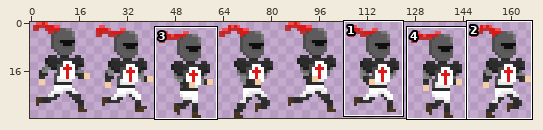
A sprite sheet gets an edit: android/assets/sprites/knight_anim.png. The picture above shows the old version from afar; the outline marks the close-up.
Close-up. As it was:
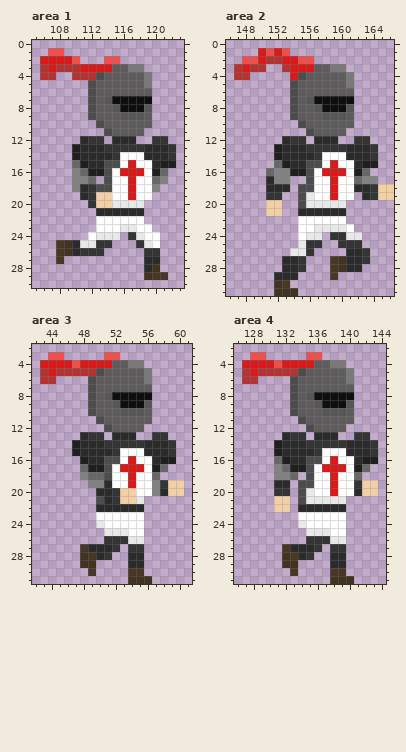
The file is 167x32 pixels. Colours within 5 levels of each other are drawn and written as one. Shown: area 1: x 105..123, y 0..30; area 2: x 146..166, y 0..31; area 3: x 42..61, y 2..31; area 4: x 126..144, y 2..31. The commit also changed other parts of the picture, which this record leaves out.
After:
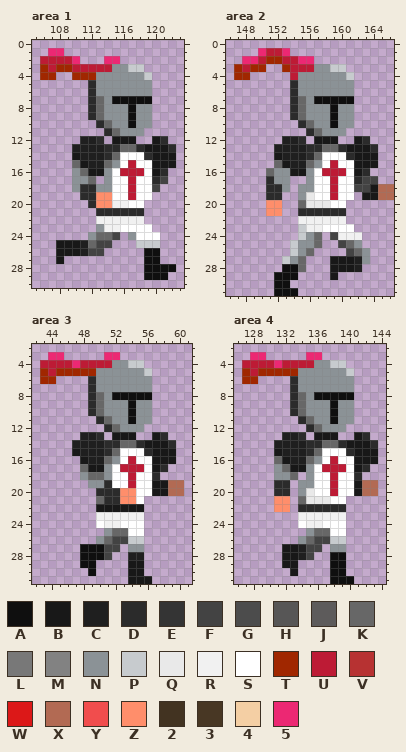
Palette (. is transparent): A #0f0f0f  B #181818  C #1f1f1f  D #2b2b2b  E #343434  F #434343  G #4c4c4c  H #575656  J #5d5b5b  K #676767  L #787878  M #828282  N #8b9296  P #c7cbce  Q #e9e9e9  R #f1f1f1  S #ffffff  T #a02700  U #bd1b35  V #b73232  W #dc1818  X #b26a53  Y #f14d4d  Z #ff8e6b  2 #423321  3 #483724  4 #f4cfa4  5 #ec2873
Change:
Changed rows in their new state; - is an unchanged pixel.
Area 1:
first column x 106:
 1 -55--------------
 2 UUUU5---55-------
 3 TUTTUUUUUNNPP----
 4 TT--TTTNNNNNNP---
 5 ------DNNNNNNN---
 6 ------DNNNNNNN---
 7 ------DKN--------
 8 ------DKNNN-NN---
 9 ------DKNNNANN---
10 -------DKNNANN---
11 --------DKNNN----
12 -----CCD-BBB--BD-
13 -----CCCDDKKDBBBD
14 ----BCCC-K----BBB
15 -----BCCKN-U--BBB
16 ----N-BBN-UUU-BD-
17 ----NN--N--U--DF-
18 ----N-DNN--U--F--
19 ------DZZ--U-----
20 ------DZZRRSS----
22 -------RRRRRR----
23 -------NRRSS-----
24 ------NKKF-NS----
25 --BBBCKFF---PPP--
26 --BBBCFF-----AA--
27 --B----------AA--
28 -------------AAAA
29 -------------AAA-
Area 2:
first column x 147:
 1 ---5UU5-------------
 2 -55UTTUU55----------
 3 TUTT--TUUUNNPP------
 4 TT-----UNNNNNNP-----
 5 -------DNNNNNNN-----
 6 -------DNNNNNNN-----
 7 -------DKN----------
 8 -------DKNNN-NN-----
 9 -------DKNNNANN-----
10 --------DKNNANN-----
11 ---------DKNNN------
12 ------CCD-BBB--BD---
13 ------CCCDDKKDBBBD--
14 -----BCCC-K----BBB--
15 ------BCCKN-U--BBB--
16 -----NNBBN-UUU-BD---
17 -----NN--N--U--DFF--
18 ------N-NN--U--FFBXX
19 ----DD--N---U---BBXX
20 ----ZZ--K---SS------
21 ----ZZ--------------
22 --------RRRRRR------
23 --------PRRSSS------
24 --------PNK-FRRR----
25 -------PNNK--FKN----
26 -------PNK----FKN---
27 ------PNK---BBBCN---
28 ------AAK---BBBC----
29 -----AAA----B-------
30 -----AA-------------
31 -----AAA------------
Area 3:
first column x 43:
 3 -55-----55--------
 4 UUUU5UUUUNNPP-----
 5 TUTTTTTNNNNNNP----
 6 TT----DNNNNNNN----
 7 ------DNNNNNNN----
 8 ------DKN---------
 9 ------DKNNN-NN----
10 ------DKNNNANN----
11 -------DKNNANN----
12 --------DKNNN-----
13 -----CCD-BBB--BD--
14 -----CCCDDKKDBBBD-
15 ----BCCC-K----BBB-
16 -----BCCKN-U--BBB-
17 ------BBN-UUU-BD--
18 -----N--N--U--D---
19 ------NN---U--BBXX
20 ---------DZZ--BBXX
21 -------K-DZZS-----
22 -------BBBBBB-----
23 -------RRRRRR-----
24 -------SRR--------
25 --------NKK-------
26 -------NKFFPP-----
27 -----AAAFF-NN-----
28 -----AAAF--CC-----
29 -----AA----BB-----
30 ------A----BB-----
31 -----------BBB----
Area 4:
first column x 127:
 3 -55-----55-------
 4 UUUU5UUUUNNPP----
 5 TUTTTTTNNNNNNP---
 6 TT----DNNNNNNN---
 7 ------DNNNNNNN---
 8 ------DKN--------
 9 ------DKNNN-NN---
10 ------DKNNNANN---
11 -------DKNNANN---
12 --------DKNNN----
13 -----CCD-BBB--BD-
14 -----CCCDDKKDBBBD
15 ----BCCC-K----BBB
16 -----BCCKN-U--BBB
17 ----N-BBN-UUU-BD-
18 ----NN--N--U--D--
19 -------NN--U--BXX
20 ----DD-N---U--BXX
21 ----ZZ-K---SS----
22 ----ZZ-----------
23 -------RRRRRR----
24 -------SRR-------
25 --------NKK------
26 -------NKFFPP----
27 -----BBCFF-NN----
28 -----BBCF--AA----
29 -----BB----AA----
30 ------B----AA----
31 -----------AAA---
Boxes around the changes in both close-ups, in picture pixels (x1, y1, x2, y2):
changed: (40, 48, 176, 280)
changed: (234, 48, 394, 296)
changed: (40, 352, 184, 584)
changed: (242, 352, 378, 584)
